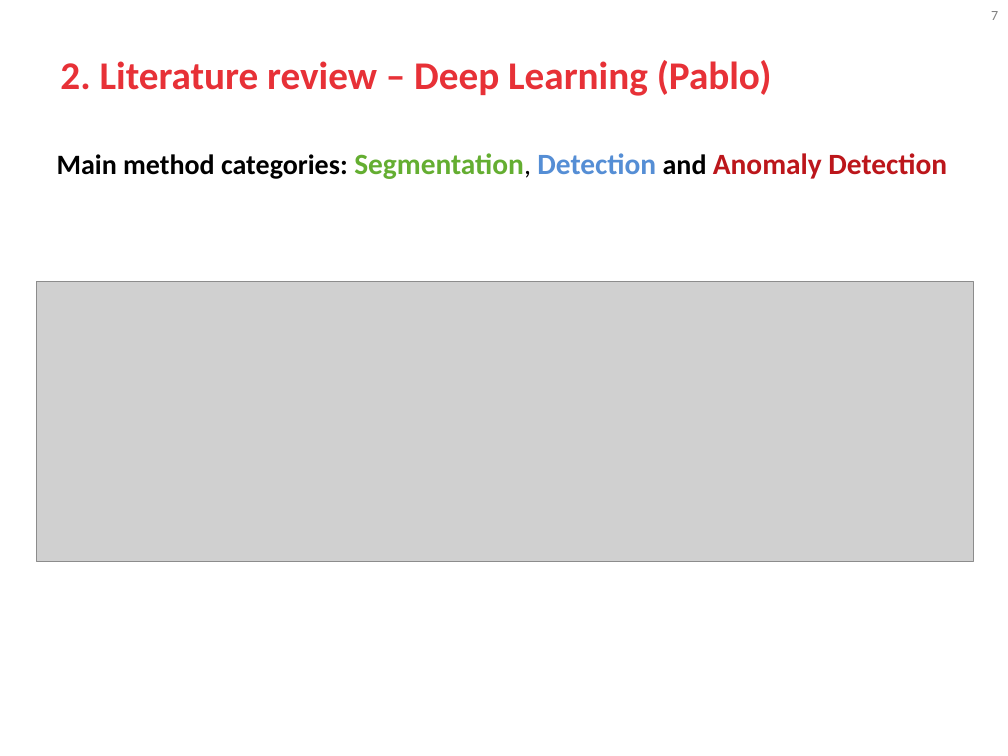
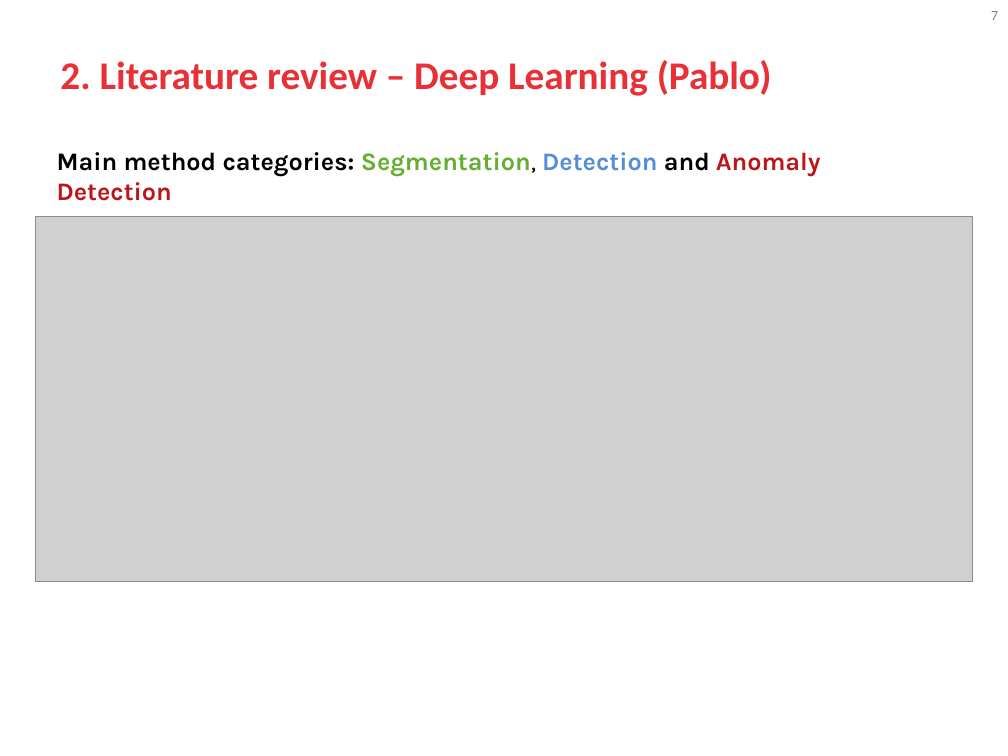
Before and after one commit to blooraayy/VA_RetoMichelin, a slide deck: slide 7 of docs/GIDIA_VA_Course_Project_Presentations.pptx. Drawn at 1008x756 pixels with LibreOffice and Linux fonts; fonts in the diff are those of the drawing; grey boxes stand for pictures; background and template pictures are left out. Boxes give left, top, right and bottom in pixels: in the first picture for what was removed or moved away, otherwise in the second. Text is boxed around its words. In the diff, an @@ line names an element or a change of style, - is before the commit and + after.

```diff
--- a/docs/GIDIA_VA_Course_Project_Presentations.pptx
+++ b/docs/GIDIA_VA_Course_Project_Presentations.pptx
@@ text "Main method categories: Segmentation, Detection ..." at (57, 152, 821, 201): size 20 to 18 pt in "Main method categories: Segmentation, and"; size 21 to 18 pt in "Segmentation, Detection Anomaly Detection"; font Calibri to Karla @@
@@ picture: place and size @@
-picture at (36, 281, 973, 561)
+picture at (35, 217, 972, 583)
```
Also in this commit, not shown: 14 other slides changed, 2 slides added.
